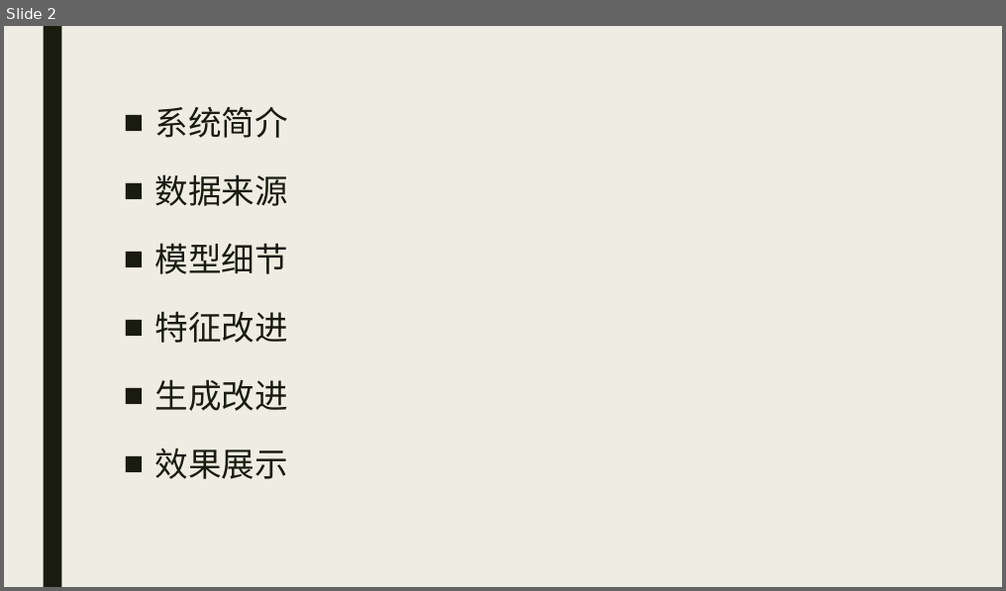
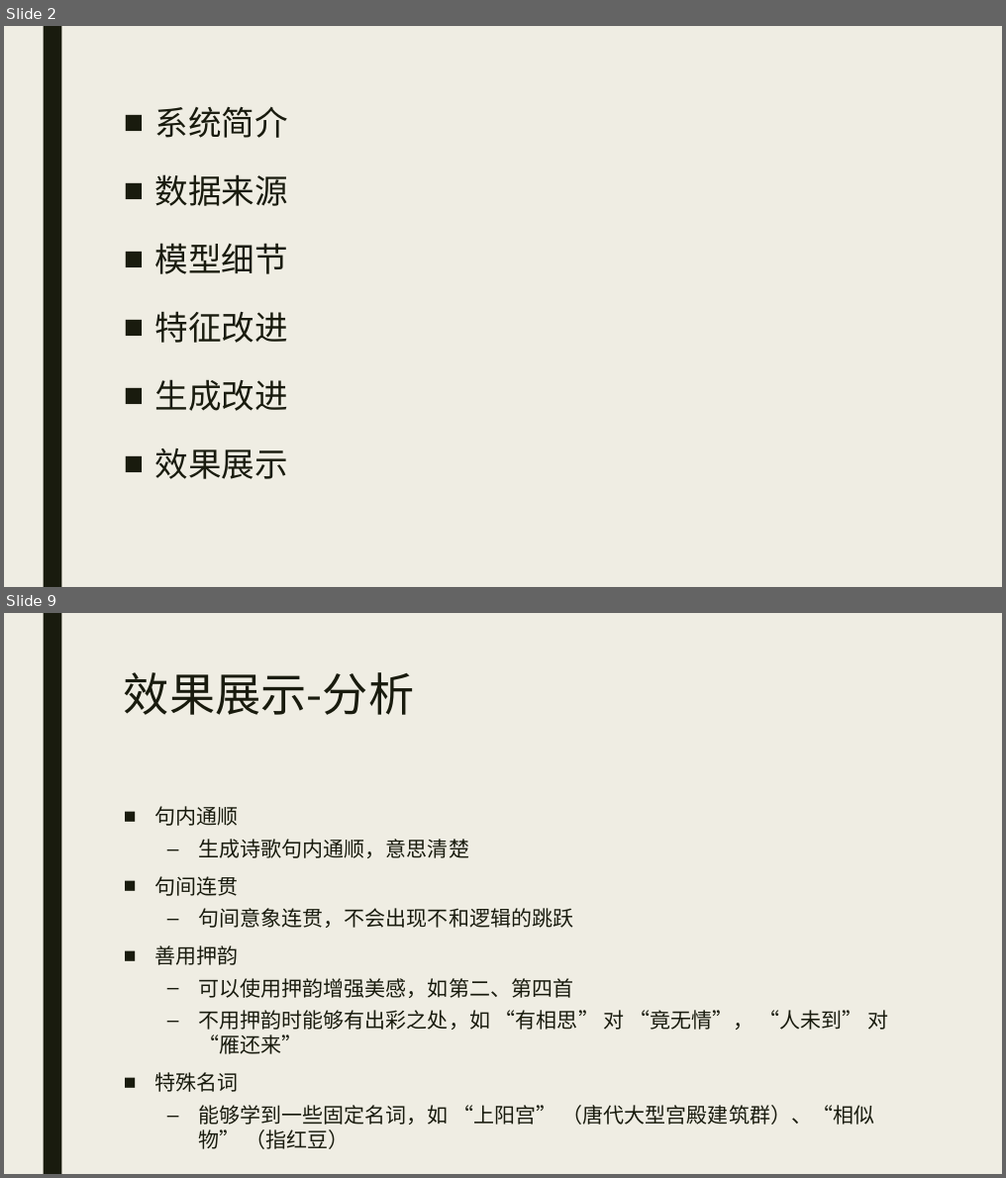
Before and after one commit to Changed-cc/deepstudy, a slide deck: CPG_pre.pptx. Shown one above the other, each under a label of ours: slide 2 before the commit, slides 2 and 9 after it; the slides between them are not shown. The pictures are 1006x591 and 1006x1178 pixels, drawn with LibreOffice and Linux fonts; fonts in the diff are those of the drawing. Boxes give left, top, right and bottom in pixels: in the first picture for what was removed or moved away, otherwise in the second. Text is boxed around its words. In the diff, an @@ line names an element or a change of style, - is before the commit and + after.

```diff
--- a/CPG_pre.pptx
+++ b/CPG_pre.pptx
@@ slide 9 added at (4,613,1002,1174), background #EFEDE3; not listed: 1 template element that a slide beside it also shows @@
@@ title added at (124,672,414,715), 44 pt, text #191B0E @@
+效果展示-分析
@@ text added at (155,806,888,1150), 20 pt, text #191B0E @@
+■ 句内通顺
+  – 生成诗歌句内通顺，意思清楚
+■ 句间连贯
+  – 句间意象连贯，不会出现不和逻辑的跳跃
+■ 善用押韵
+  – 可以使用押韵增强美感，如第二、第四首
+  – 不用押韵时能够有出彩之处，如 “有相思” 对 “竟无情”， “人未到” 对 “雁还来”
+■ 特殊名词
+  – 能够学到一些固定名词，如 “上阳宫” （唐代大型宫殿建筑群）、“相似物” （指红豆）
```
Also in this commit, not shown: 6 slides changed.
